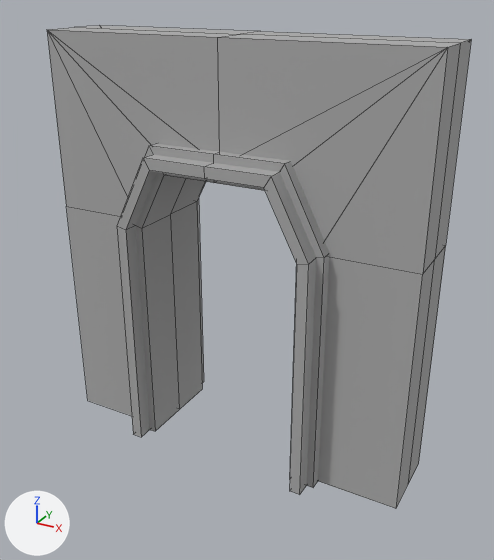
The FBX model Assets/Models/Environment/ST_Door_A_01.fbx as it was, and as the next commit left it.
Both versions are drawn from a camera (50 mm lens) standing at (8.2, -13.6, 12.15) and looking at (0.43, 0.53, 5.09). The axes (+X, +Y, +Z) are drawn at lower left. The lights are the same throughout. Mesh edges are drawn as thin lines.

The older version as bpy lines, for what is in view:
```python
me_mesh = bpy.data.meshes.new('Mesh')
me_mesh.from_pydata(...)  # 112 vertices, 114 faces; spans x -500.0..500.0, y 0.0..1100.0, z -271.0..71.0
me_mesh.materials.append(mat_21___default)  # its picture is missing
ob_st_door_a_01 = bpy.data.objects.new('ST_Door_A_01', me_mesh)
ob_st_door_a_01.location = (0.0, 0.0, 0.0)
ob_st_door_a_01.rotation_euler = (1.571, 0.0, 0.0)  # degrees (90, 0, 0)
ob_st_door_a_01.scale = (0.01, 0.01, 0.01)
```
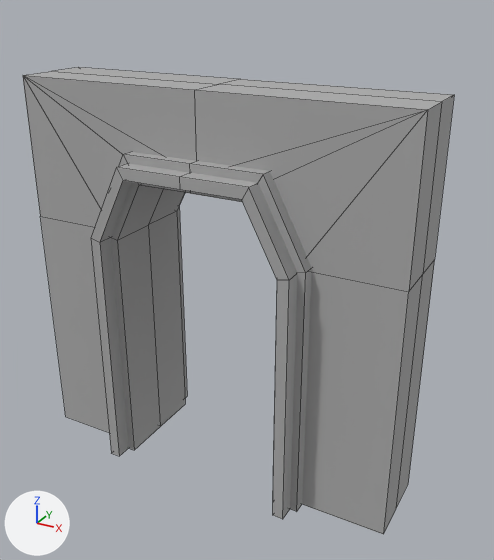
Commit message: 문 높이 수정

The edits, one by one:
me_mesh is used by ob_st_door_a_01; location (0.0, 0.0, 0.0); rotation (1.571, 0.0, 0.0), in degrees (90, 0, 0); scale (0.01, 0.01, 0.01).
me_mesh had 112 vertices, 114 faces and spanned x -500.0..500.0, y 0.0..1100.0, z -271.0..71.0.
me_mesh now has 112 vertices, 114 faces and spans x -500.0..500.0, y -171.0..171.0, z 0.0..1000.0.
me_mesh part 1: the loose piece of 42 vertices spanning x -286.0..286.0, y 0.0..847.0, z -230.0..30.0 is turned 90 degrees about the x axis through its middle, then moved by (0.0, -423.0, 523.0).
me_mesh part 2: the loose piece of 28 vertices spanning x -267.0..267.0, y 0.0..827.0, z -271.0..71.0 is turned 90 degrees about the x axis through its middle, then moved by (0.0, -414.0, 514.0).
me_mesh part 3: 42 of 112 vertices moved; they spanned x -500.0..500.0, y 0.0..1100.0, z -200.0..0.0 and now span x -500.0..500.0, y -100.0..100.0, z 0.0..1000.0; mean shift (0.0, -592.0, 671.0); largest move (-500.0, 1100.0, 0.0) -> (-500.0, -100.0, 1000.0).
Object 'ST_Door_A_01' (ob_st_door_a_01) turns from (90, 0, 0) to (0, 0, 0) degrees about x, y and z.

Location of each change, [x1, y1, x2, y2] in pixels of the pictures (494 x 560 px; the box of a moved part takes in the faces that stretch with it):
'ST_Door_A_01', reshaped, turned
    before: [47, 25, 471, 508]
    after: [23, 67, 454, 534]
part 1 of me_mesh, moved or reshaped
    before: [136, 144, 330, 488]
    after: [111, 152, 312, 511]
part 2 of me_mesh, moved or reshaped
    before: [117, 155, 316, 495]
    after: [91, 163, 297, 519]
part 3 of me_mesh, moved or reshaped
    before: [47, 25, 471, 508]
    after: [23, 67, 454, 534]
